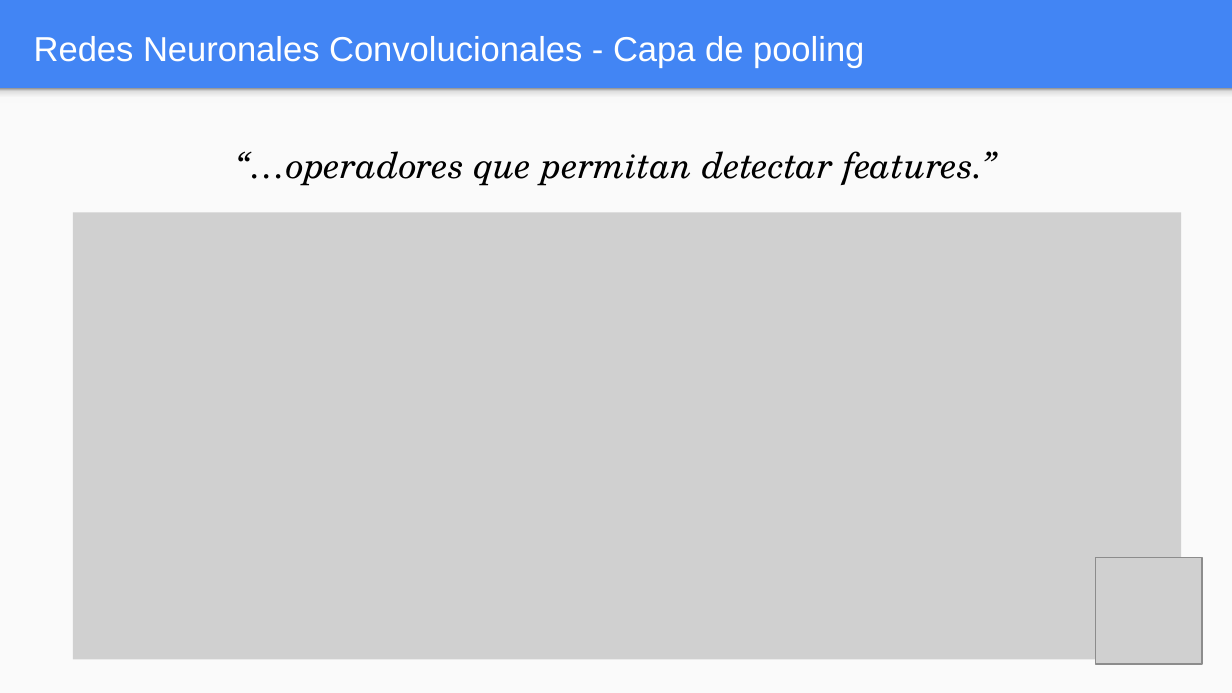
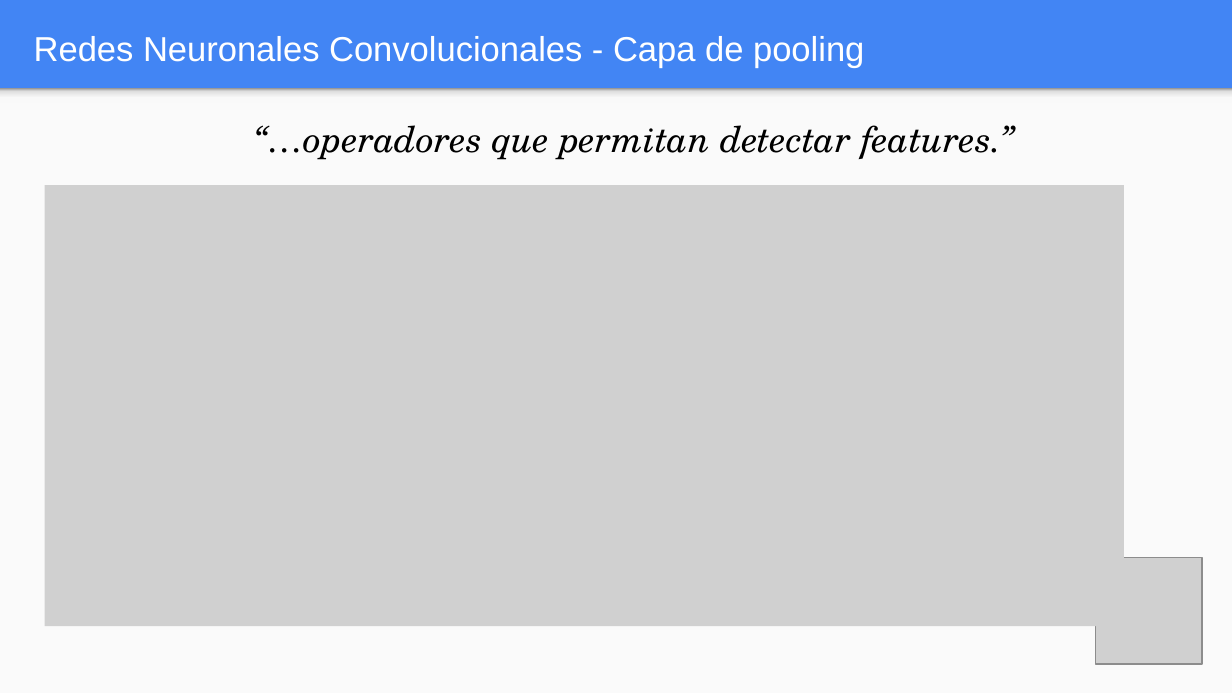
Before and after one commit to FIUBA-Posgrado-Inteligencia-Artificial/aprendizaje_profundo, a slide deck: slide 29 of clase_5/teoria/Clase_5.pptx. Drawn at 1232x693 pixels with LibreOffice and Linux fonts; fonts in the diff are those of the drawing; grey boxes stand for pictures. Boxes give left, top, right and bottom in pixels: in the first picture for what was removed or moved away, otherwise in the second. Text is boxed around its words. In the diff, an @@ line names an element or a change of style, - is before the commit and + after.

```diff
--- a/clase_5/teoria/Clase_5.pptx
+++ b/clase_5/teoria/Clase_5.pptx
@@ text "“…operadores que permitan detectar features.”": place and size @@
-text "“…operadores que permitan detectar features.”" at bbox=[236, 151, 998, 186]
+text "“…operadores que permitan detectar features.”" at bbox=[254, 125, 1015, 160]
@@ picture: place and size @@
-picture at bbox=[73, 212, 1181, 659]
+picture at bbox=[44, 185, 1124, 626]
```
Also in this commit, not shown: 16 other slides changed, 1 slide added, 1 slide removed, 1 other file.
